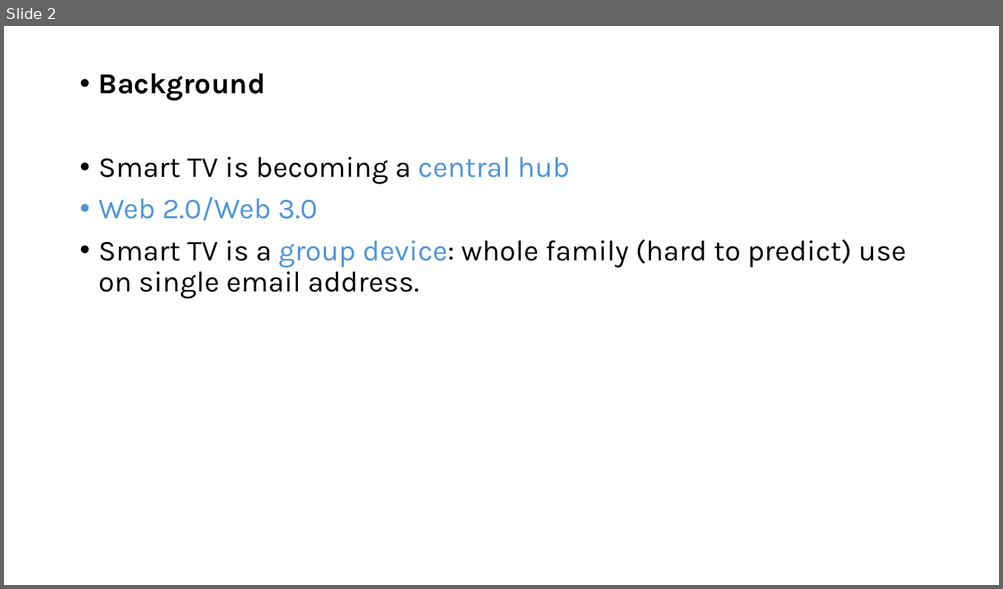
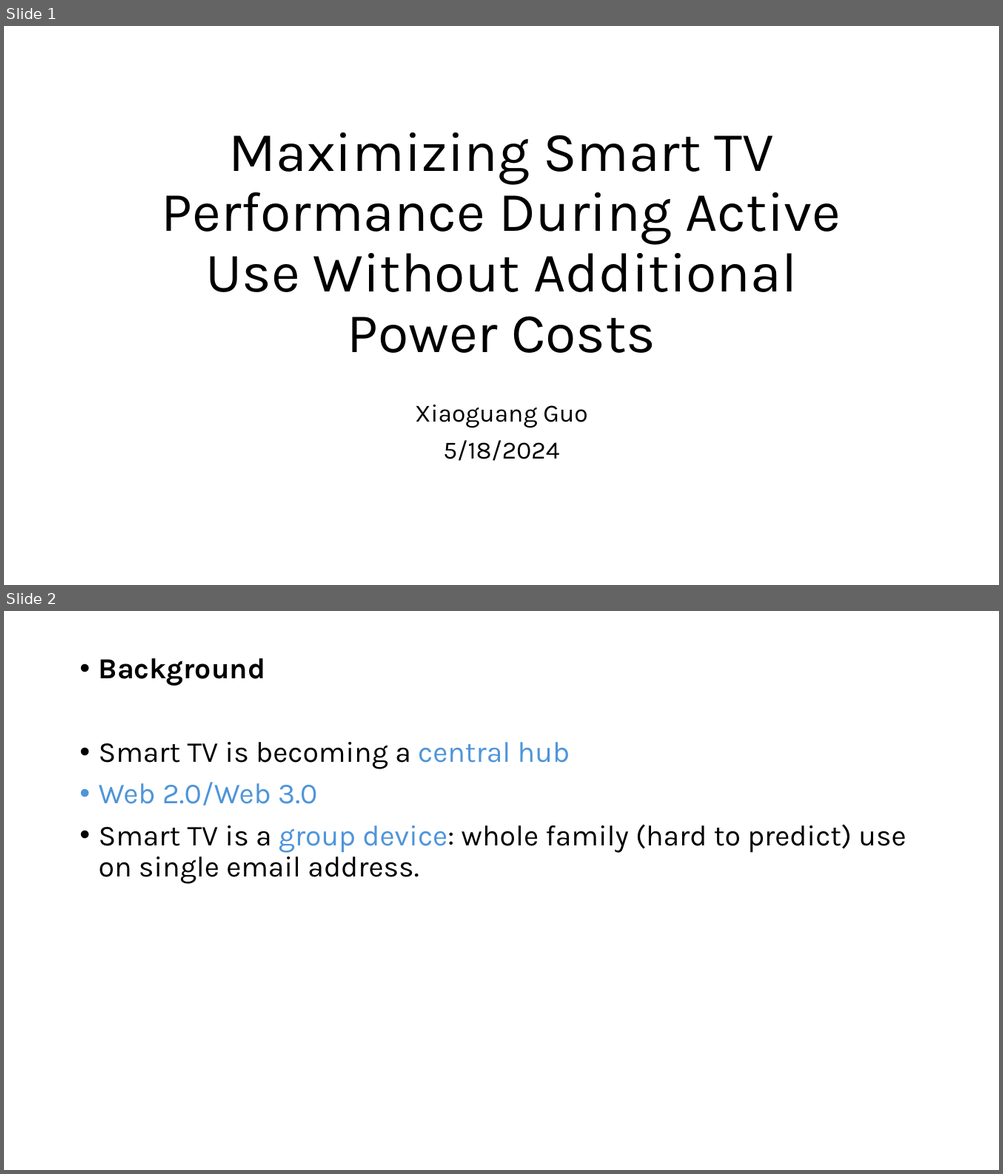
Before and after one commit to GXG-CS/smartTV, a slide deck: smartTV.pptx. Shown one above the other, each under a label of ours: slide 2 before the commit, slides 1 and 2 after it. The pictures are 1003x589 and 1003x1174 pixels, drawn with LibreOffice and Linux fonts; fonts in the diff are those of the drawing. Boxes give left, top, right and bottom in pixels: in the first picture for what was removed or moved away, otherwise in the second. Text is boxed around its words. In the diff, an @@ line names an element or a change of style, - is before the commit and + after.

```diff
--- a/smartTV.pptx
+++ b/smartTV.pptx
@@ slide 1 added at bbox=[4, 26, 999, 585], background #FFFFFF @@
@@ title added at bbox=[162, 133, 840, 353], 54 pt, text #000000 @@
+Maximizing Smart TV Performance During Active Use Without Additional Power Costs
@@ subtitle added at bbox=[415, 405, 587, 461], 24 pt, text #000000 @@
+Xiaoguang Guo
+5/18/2024
```
Also in this commit, not shown: 6 other slides added, 2 slides removed.
